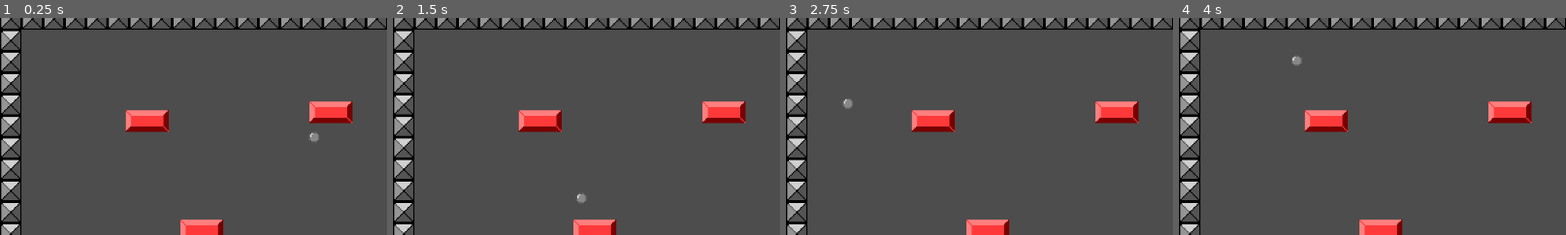
Above: before the commit, frames 1-4 (left to right).
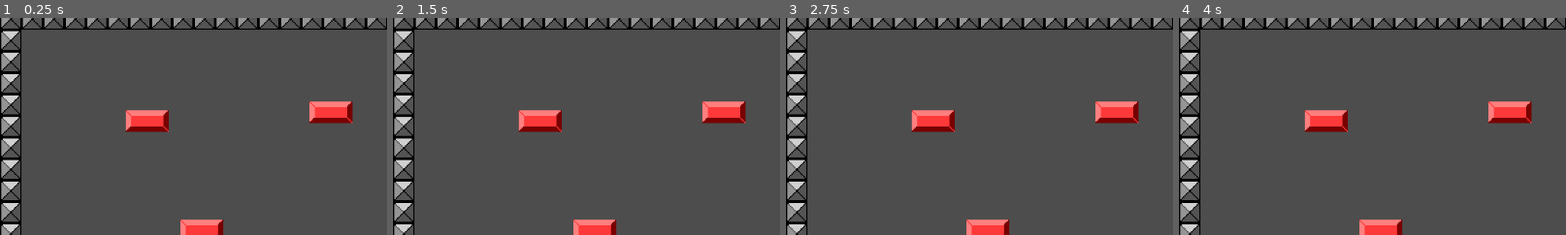
Above: after the commit, the same moments.

Repository: Morswin/Brick-Smasher
Game: Godot game, scene res://game_loop.tscn
The game is run twice, just before and just after one commit, with the same random seed, the same clock (stepped at 60 frames per second) and the same inputs. The engine's default icon, where the game draws it, is replaced by a stand-in: a white triangle on a blue panel in a dark square.
Inputs:
- Up to frame 1 (0.25 s): no input
- Up to frame 2 (1.5 s): tap Enter (ui_accept) at 0.5, 0.77 s; hold Right (ui_right) from 0.53 s (still down)
- Up to frame 3 (2.75 s): tap Enter (ui_accept) at 1.52 s; release Right (ui_right) at 2.03 s; hold Left (ui_left) from 2.03 s (still down)
- Up to frame 4 (4 s): tap Enter (ui_accept) at 2.75, 3.02, 3.77 s; release Left (ui_left) at 2.78 s; hold Right (ui_right) from 2.78 s (still down)
The pictures show only the part of the screen within x 0-50%, y 2-52%; the shares and areas given below are measured in that part.

The runs differ from the first frame. In frame 1, less than 0.1% of the frame differs, in the area x 79-83%, y 53-57%; in frame 2, less than 0.1%, in the area x 47-50%, y 81-86%; in frame 3, less than 0.1%; in frame 4, less than 0.1%.

Commit message:
Add brick destruction

Diff:
--- a/brick/brick.gd
+++ b/brick/brick.gd
@@ -13,4 +13,4 @@
 		destory_self()
 
 func destory_self():
-	pass
+	queue_free()
--- a/game_loop.tscn
+++ b/game_loop.tscn
@@ -1,17 +1,12 @@
-[gd_scene load_steps=9 format=3 uid="uid://dbb48vxjrl16r"]
+[gd_scene load_steps=6 format=3 uid="uid://dbb48vxjrl16r"]
 
 [ext_resource type="PackedScene" uid="uid://cpkvgqw024kep" path="res://deflector/deflector.tscn" id="1_t2grt"]
 [ext_resource type="Script" path="res://ball/ball_manager.gd" id="2_80387"]
 [ext_resource type="PackedScene" uid="uid://bh8spe44886s6" path="res://edge/edge.tscn" id="3_q17ps"]
 [ext_resource type="PackedScene" uid="uid://bxdioxecoupv5" path="res://brick/brick.tscn" id="4_x0iog"]
-[ext_resource type="PackedScene" uid="uid://jdpoenn4h3sd" path="res://ball/ball.tscn" id="5_qmixb"]
-[ext_resource type="Texture2D" uid="uid://dvkhj27nas5nq" path="res://icon.svg" id="6_7anl6"]
 
 [sub_resource type="RectangleShape2D" id="RectangleShape2D_5v41o"]
 size = Vector2(1088, 32)
-
-[sub_resource type="RectangleShape2D" id="RectangleShape2D_nh6qa"]
-size = Vector2(126, 128)
 
 [node name="game loop" type="Node2D"]
 
@@ -283,20 +278,4 @@
 [node name="brick6" parent="bricks" instance=ExtResource("4_x0iog")]
 position = Vector2(799, 334)
 
-[node name="ball2" parent="." instance=ExtResource("5_qmixb")]
-position = Vector2(505, 193)
-direction = Vector2(-1, -0.75)
-
-[node name="CharacterBody2D" type="CharacterBody2D" parent="."]
-visible = false
-position = Vector2(528, 380)
-
-[node name="Icon" type="Sprite2D" parent="CharacterBody2D"]
-texture = ExtResource("6_7anl6")
-metadata/_edit_lock_ = true
-
-[node name="CollisionShape2D" type="CollisionShape2D" parent="CharacterBody2D"]
-shape = SubResource("RectangleShape2D_nh6qa")
-metadata/_edit_lock_ = true
-
 [connection signal="body_entered" from="ball_catcher" to="ball manager" method="_on_ball_catcher_body_entered"]
